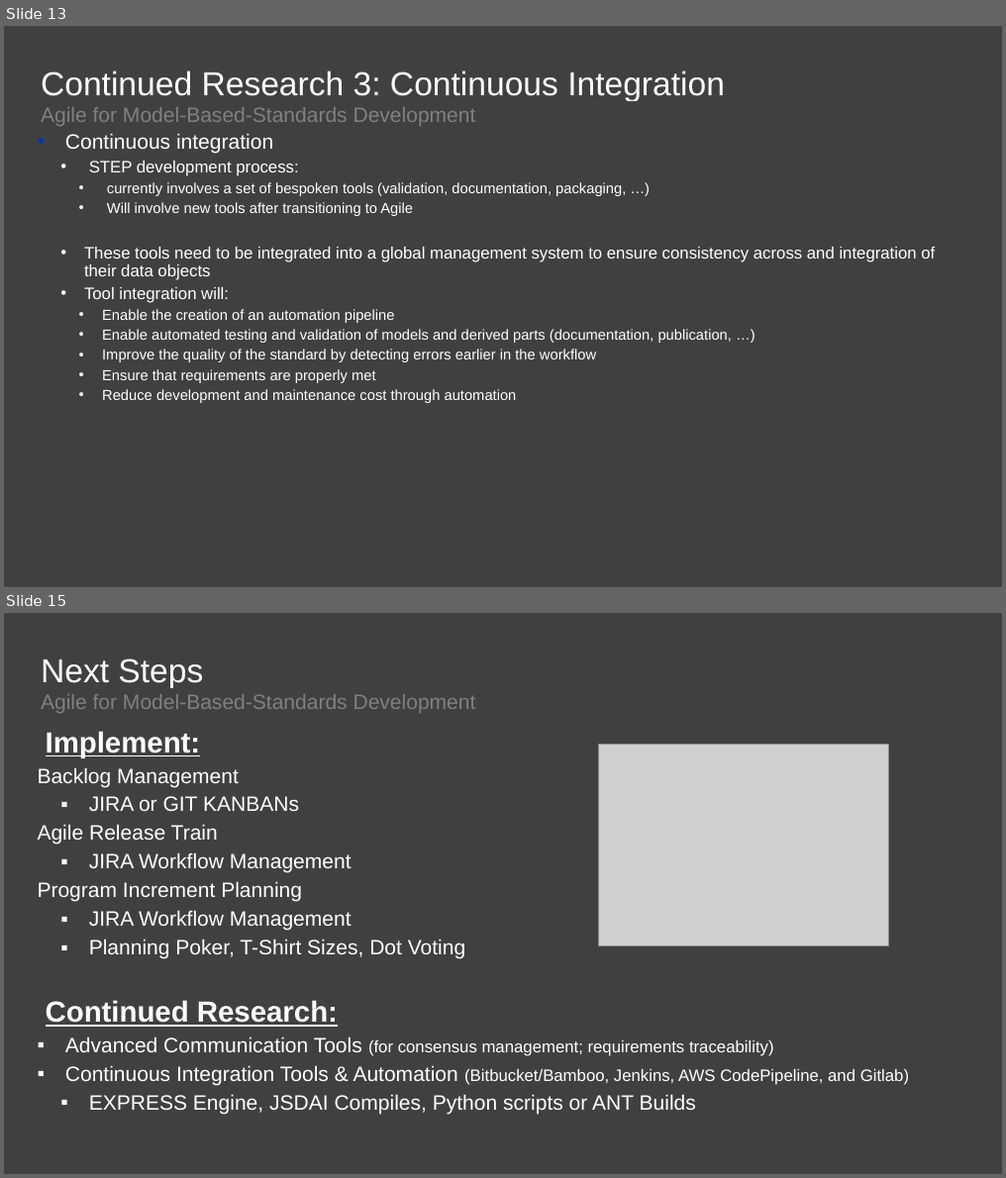
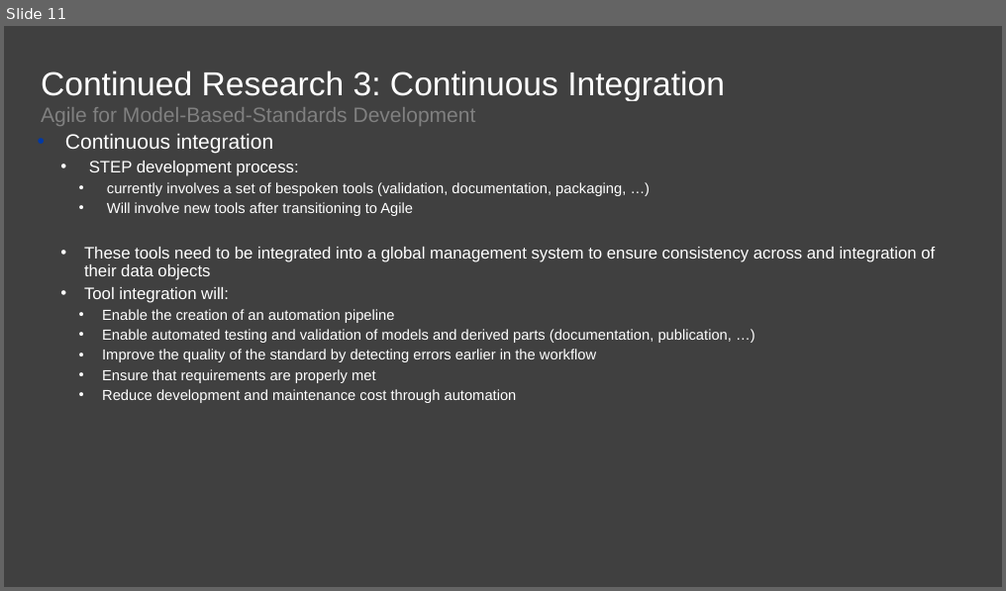
Before and after one commit to agile4mbsd/papers, a slide deck: 01 - Agile for Model-Based Standards Development/D - Presentations/PDES.Presentation.pptx. Shown one above the other, each under a label of ours: slides 13 and 15 before the commit, slide 11 after it; the slides between them are not shown. The pictures are 1006x1178 and 1006x591 pixels, drawn with LibreOffice and Linux fonts; fonts in the diff are those of the drawing; grey boxes stand for pictures; background and template pictures are left out. Boxes give left, top, right and bottom in pixels: in the first picture for what was removed or moved away, otherwise in the second. Text is boxed around its words. In the diff, an @@ line names an element or a change of style, - is before the commit and + after.

```diff
--- a/01 - Agile for Model-Based Standards Development/D - Presentations/PDES.Presentation.pptx
+++ b/01 - Agile for Model-Based Standards Development/D - Presentations/PDES.Presentation.pptx
@@ slide 15 removed at <box>4,613,1002,1174</box>, background #404040 @@
@@ title removed at <box>41,659,203,688</box> @@
-Next Steps
@@ text removed at <box>41,694,476,713</box> @@
-Agile for Model-Based-Standards Development
@@ text removed at <box>38,731,909,1114</box> @@
-  Implement:
-Backlog Management
-  ▪ JIRA or GIT KANBANs
-Agile Release Train
-  ▪ JIRA Workflow Management
-Program Increment Planning
-  ▪ JIRA Workflow Management
-  ▪ Planning Poker, T-Shirt Sizes, Dot Voting
-  Continued Research:
-▪ Advanced Communication Tools (for consensus management; requirements traceability)
-▪ Continuous Integration Tools & Automation (Bitbucket/Bamboo, Jenkins, AWS CodePipeline, and Gitlab)
-  ▪ EXPRESS Engine, JSDAI Compiles, Python scripts or ANT Builds
@@ picture removed at <box>598,745,889,947</box> @@
@@ what was slide 13 is now slide 11 @@
```
Also in this commit, not shown: 2 slides changed, 2 slides added, 2 other slides removed.
